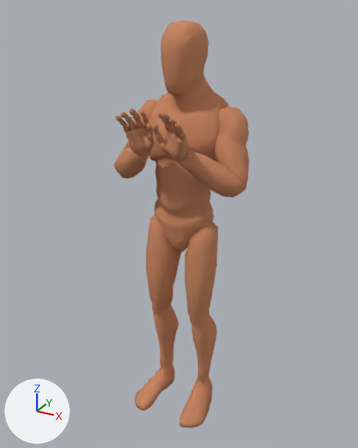
Two versions of the Blender file rigs/human/emotions/animation-human-reject.blend, one commit apart.
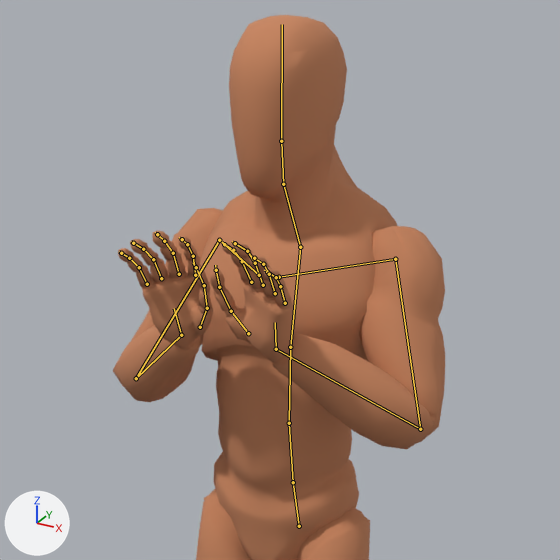
Each version is shown whole from a camera (50 mm lens) standing at (0.987, -1.844, 1.876) and looking at (-0.003, -0.043, 0.976), then close up on the part from 19% to 83% of the width and 3% to 54% of the height. Arrows for +X, +Y and +Z are at lower left; the lights stay in place. The older version's two pictures come first. Both versions are drawn at frame 14 of the action 'Reject'; the numbers are the values there. The bones that change, and the others that lie on the model, are drawn over the model as lines in the close-ups.

Names of what the first close-up shows: 'Mannequin'.
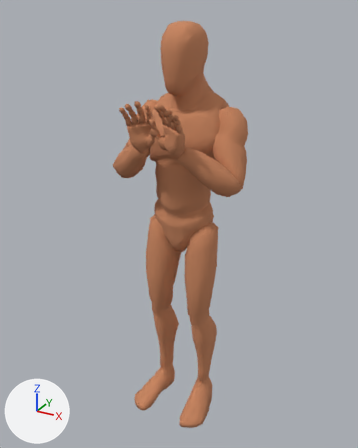
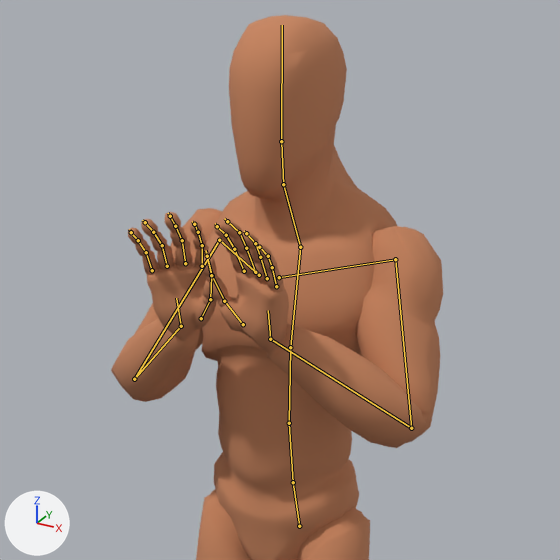
Where the change shows, as pixel boxes (x1, y1, x2, y2) in the close-ups (560 x 560 px):
'Mannequin', posed: before (113, 15, 445, 560); after (111, 15, 443, 560)

The edits, one by one:
Bone 'CTRL_Arm_L' (bone_ctrl_arm_l) moves from (0.112, -0.27, -0.66) to (0.094, -0.279, -0.665).
Bone 'CTRL_Arm_L' (bone_ctrl_arm_l) turns from (85, 23, -75) to (90, 23, -78) degrees about its own x, y and z.
Bone 'CTRL_Arm_R' (bone_ctrl_arm_r) moves from (-0.112, -0.272, -0.66) to (-0.094, -0.28, -0.665).
Bone 'CTRL_Arm_R' (bone_ctrl_arm_r) turns from (86, -24, 75) to (91, -23, 77) degrees about its own x, y and z.
